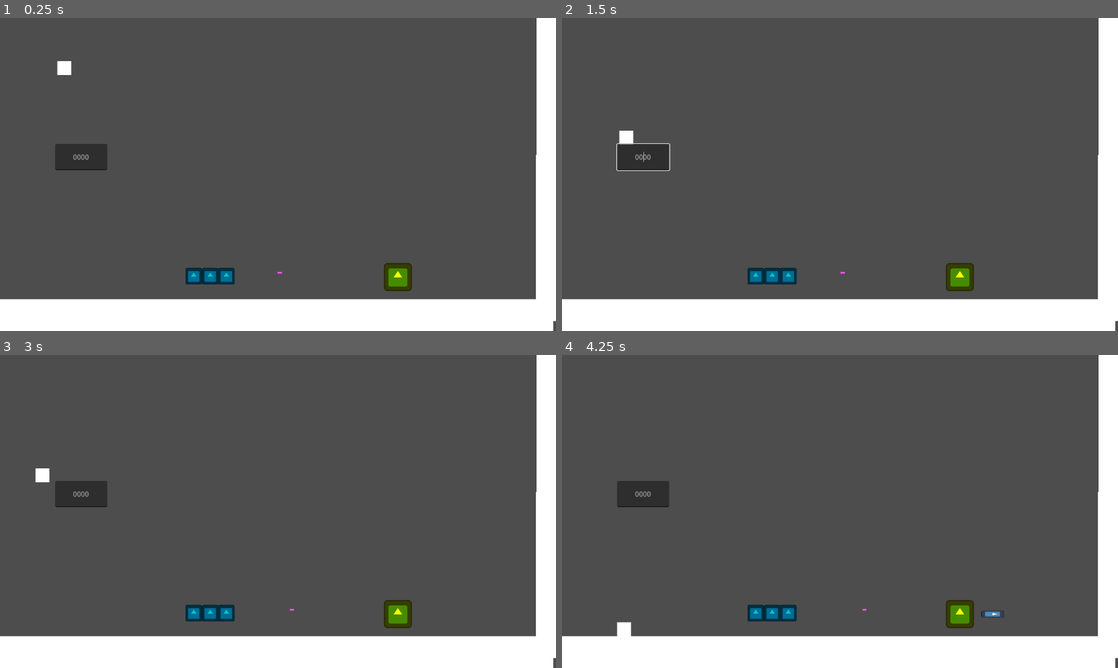
Above: before the commit, frames 1-4 (two rows, left to right).
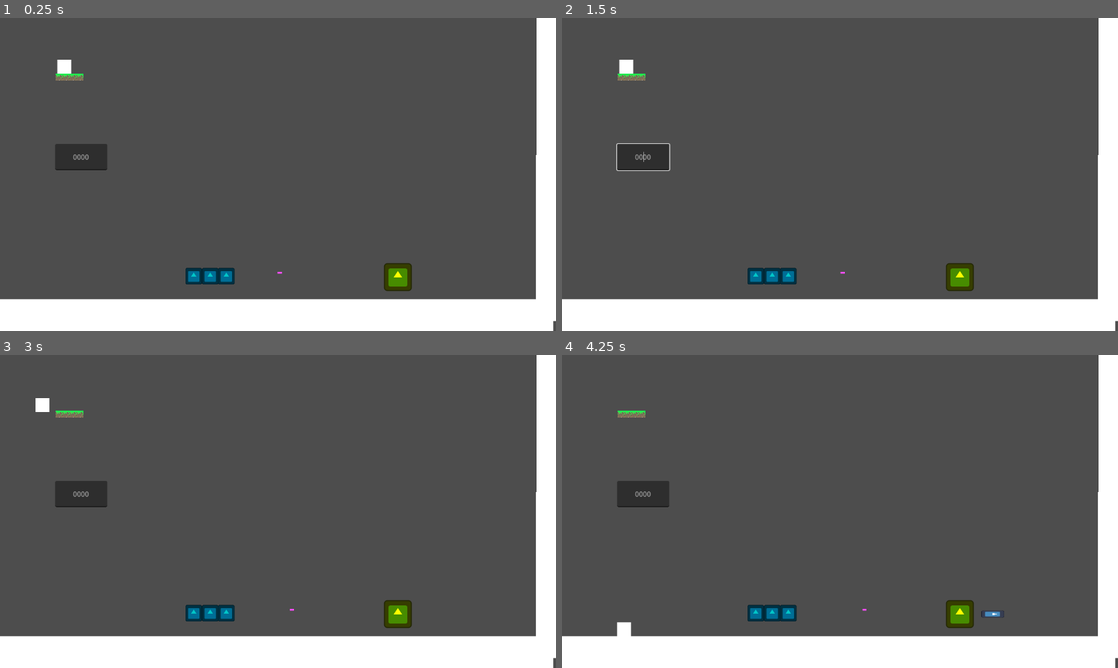
Above: after the commit, the same moments.

Repository: YhagoTomasini/LivreJam025
Game: Godot game, scene res://Scenes/main.tscn
Same seed, same stepped clock (60 frames per second), same inputs: the game is played once before the commit and once after it. The engine's default icon, where the game draws it, is replaced by a stand-in: a white triangle on a blue panel in a dark square.
Inputs (mouse positions are in pixels of both pictures, inside the frame that each line leads up to):
- Up to frame 1 (0.25 s): no input
- Up to frame 2 (1.5 s): click (645, 155) at 0.52 s; type "Alex" at 0.6 s; tap Enter at 1.25 s; move the mouse to (645, 155) at 1.27 s; press the mouse at (645, 155) at 1.28 s; hold Right (ui_right) from 1.28 s (still down)
- Up to frame 3 (3 s): tap Up (ui_up) at 1.52, 2.27 s; tap Space at 2 s; move the mouse to (166, 527) at 2.02 s; release the mouse at (166, 527) at 2.03 s; click (166, 527) at 2.1 s; tap Enter at 2.75 s; move the mouse to (333, 442) at 2.77 s; release Right (ui_right) at 2.78 s; press the mouse at (333, 442) at 2.78 s; hold Left (ui_left) from 2.78 s (still down)
- Up to frame 4 (4.25 s): move the mouse to (812, 574) at 3.52 s; release Left (ui_left) at 3.53 s; release the mouse at (812, 574) at 3.53 s; hold Right (ui_right) from 3.53 s (still down); click (812, 574) at 3.6 s; tap Up (ui_up) at 3.77 s

The runs differ from the first frame. In frame 1, 0.1% of the frame differs, in the area x 10-15%, y 13-20%; in frame 2, 0.3%, in the area x 10-15%, y 13-41%; in frame 3, 0.3%; in frame 4, 0.1%.

Commit message:
criei o tilemap.

Diff:
--- a/Scenes/main.tscn
+++ b/Scenes/main.tscn
@@ -7,6 +7,7 @@
 [ext_resource type="PackedScene" uid="uid://cgxqlq1ldgv6v" path="res://Prefabs/fall_plataform.tscn" id="5_kry3j"]
 [ext_resource type="PackedScene" uid="uid://kjmn82yeideq" path="res://Scenes/moving_plataform.tscn" id="6_21xkr"]
 [ext_resource type="PackedScene" uid="uid://csmantk15jjj0" path="res://Prefabs/totem_atirador.tscn" id="7_6bp64"]
+[ext_resource type="Texture2D" uid="uid://87uggv1tvkjd" path="res://Images/tilemap_grama.png" id="8_344ge"]
 
 [sub_resource type="CanvasTexture" id="CanvasTexture_bo1nx"]
 
@@ -18,6 +19,289 @@
 
 [sub_resource type="RectangleShape2D" id="RectangleShape2D_jjvhh"]
 size = Vector2(81.1111, 41.1111)
+
+[sub_resource type="TileSetAtlasSource" id="TileSetAtlasSource_ynf5e"]
+texture = ExtResource("8_344ge")
+0:0/0 = 0
+0:0/0/physics_layer_0/polygon_0/points = PackedVector2Array(-8, -8, 8, -8, 8, 8, -8, 8)
+1:0/0 = 0
+1:0/0/physics_layer_0/polygon_0/points = PackedVector2Array(-8, -8, 8, -8, 8, 8, -8, 8)
+2:0/0 = 0
+2:0/0/physics_layer_0/polygon_0/points = PackedVector2Array(-8, -8, 8, -8, 8, 8, -8, 8)
+3:0/0 = 0
+3:0/0/physics_layer_0/polygon_0/points = PackedVector2Array(-8, -8, 8, -8, 8, 8, -8, 8)
+4:0/0 = 0
+4:0/0/physics_layer_0/polygon_0/points = PackedVector2Array(-8, -8, 8, -8, 8, 8, -8, 8)
+5:0/0 = 0
+5:0/0/physics_layer_0/polygon_0/points = PackedVector2Array(-8, -8, 8, -8, 8, 8, -8, 8)
+6:0/0 = 0
+6:0/0/physics_layer_0/polygon_0/points = PackedVector2Array(-8, -8, 8, -8, 8, 8, -8, 8)
+14:0/0 = 0
+14:0/0/physics_layer_0/polygon_0/points = PackedVector2Array(-8, -8, 8, -8, 8, 8, -8, 8)
+15:0/0 = 0
+15:0/0/physics_layer_0/polygon_0/points = PackedVector2Array(-8, -8, 8, -8, 8, 8, -8, 8)
+0:1/0 = 0
+0:1/0/physics_layer_0/polygon_0/points = PackedVector2Array(-8, -8, 8, -8, 8, 8, -8, 8)
+1:1/0 = 0
+1:1/0/physics_layer_0/polygon_0/points = PackedVector2Array(-8, -8, 8, -8, 8, 8, -8, 8)
+2:1/0 = 0
+2:1/0/physics_layer_0/polygon_0/points = PackedVector2Array(-8, -8, 8, -8, 8, 8, -8, 8)
+3:1/0 = 0
+3:1/0/physics_layer_0/polygon_0/points = PackedVector2Array(-8, -8, 8, -8, 8, 8, -8, 8)
+4:1/0 = 0
+4:1/0/physics_layer_0/polygon_0/points = PackedVector2Array(-8, -8, 8, -8, 8, 8, -8, 8)
+5:1/0 = 0
+5:1/0/physics_layer_0/polygon_0/points = PackedVector2Array(-8, -8, 8, -8, 8, 8, -8, 8)
+6:1/0 = 0
+6:1/0/physics_layer_0/polygon_0/points = PackedVector2Array(-8, -8, 8, -8, 8, 8, -8, 8)
+14:1/0 = 0
+14:1/0/physics_layer_0/polygon_0/points = PackedVector2Array(-8, -8, 8, -8, 8, 8, -8, 8)
+15:1/0 = 0
+15:1/0/physics_layer_0/polygon_0/points = PackedVector2Array(-8, -8, 8, -8, 8, 8, -8, 8)
+0:2/0 = 0
+0:2/0/physics_layer_0/polygon_0/points = PackedVector2Array(-8, -8, 8, -8, 8, 8, -8, 8)
+1:2/0 = 0
+1:2/0/physics_layer_0/polygon_0/points = PackedVector2Array(-8, -8, 8, -8, 8, 8, -8, 8)
+2:2/0 = 0
+2:2/0/physics_layer_0/polygon_0/points = PackedVector2Array(-8, -8, 8, -8, 8, 8, -8, 8)
+3:2/0 = 0
+3:2/0/physics_layer_0/polygon_0/points = PackedVector2Array(-8, -8, 8, -8, 8, 8, -8, 8)
+4:2/0 = 0
+4:2/0/physics_layer_0/polygon_0/points = PackedVector2Array(-8, -8, 8, -8, 8, 8, -8, 8)
+5:2/0 = 0
+5:2/0/physics_layer_0/polygon_0/points = PackedVector2Array(-8, -8, 8, -8, 8, 8, -8, 8)
+6:2/0 = 0
+6:2/0/physics_layer_0/polygon_0/points = PackedVector2Array(-8, -8, 8, -8, 8, 8, -8, 8)
+14:2/0 = 0
+14:2/0/physics_layer_0/polygon_0/points = PackedVector2Array(-8, -8, 8, -8, 8, 8, -8, 8)
+15:2/0 = 0
+15:2/0/physics_layer_0/polygon_0/points = PackedVector2Array(-8, -8, 8, -8, 8, 8, -8, 8)
+0:3/0 = 0
+0:3/0/physics_layer_0/polygon_0/points = PackedVector2Array(-8, -8, 8, -8, 8, 8, -8, 8)
+1:3/0 = 0
+1:3/0/physics_layer_0/polygon_0/points = PackedVector2Array(-8, -8, 8, -8, 8, 8, -8, 8)
+2:3/0 = 0
+2:3/0/physics_layer_0/polygon_0/points = PackedVector2Array(-8, -8, 8, -8, 8, 8, -8, 8)
+3:3/0 = 0
+3:3/0/physics_layer_0/polygon_0/points = PackedVector2Array(-8, -8, 8, -8, 8, 8, -8, 8)
+4:3/0 = 0
+4:3/0/physics_layer_0/polygon_0/points = PackedVector2Array(-8, -8, 8, -8, 8, 8, -8, 8)
+5:3/0 = 0
+5:3/0/physics_layer_0/polygon_0/points = PackedVector2Array(-8, -8, 8, -8, 8, 8, -8, 8)
+6:3/0 = 0
+6:3/0/physics_layer_0/polygon_0/points = PackedVector2Array(-8, -8, 8, -8, 8, 8, -8, 8)
+14:3/0 = 0
+14:3/0/physics_layer_0/polygon_0/points = PackedVector2Array(-8, -8, 8, -8, 8, 8, -8, 8)
+15:3/0 = 0
+15:3/0/physics_layer_0/polygon_0/points = PackedVector2Array(-8, -8, 8, -8, 8, 8, -8, 8)
+0:4/0 = 0
+0:4/0/physics_layer_0/polygon_0/points = PackedVector2Array(-8, -8, 8, -8, 8, 8, -8, 8)
+1:4/0 = 0
+1:4/0/physics_layer_0/polygon_0/points = PackedVector2Array(-8, -8, 8, -8, 8, 8, -8, 8)
+2:4/0 = 0
+2:4/0/physics_layer_0/polygon_0/points = PackedVector2Array(-8, -8, 8, -8, 8, 8, -8, 8)
+3:4/0 = 0
+3:4/0/physics_layer_0/polygon_0/points = PackedVector2Array(-8, -8, 8, -8, 8, 8, -8, 8)
+4:4/0 = 0
+4:4/0/physics_layer_0/polygon_0/points = PackedVector2Array(-8, -8, 8, -8, 8, 8, -8, 8)
+5:4/0 = 0
+5:4/0/physics_layer_0/polygon_0/points = PackedVector2Array(-8, -8, 8, -8, 8, 8, -8, 8)
+6:4/0 = 0
+6:4/0/physics_layer_0/polygon_0/points = PackedVector2Array(-8, -8, 8, -8, 8, 8, -8, 8)
+9:4/0 = 0
+9:4/0/physics_layer_0/polygon_0/points = PackedVector2Array(-8, -8, 8, -8, 8, 8, -8, 8)
+10:4/0 = 0
+10:4/0/physics_layer_0/polygon_0/points = PackedVector2Array(-8, -8, 8, -8, 8, 8, -8, 8)
+11:4/0 = 0
+11:4/0/physics_layer_0/polygon_0/points = PackedVector2Array(-8, -8, 8, -8, 8, 8, -8, 8)
+12:4/0 = 0
+12:4/0/physics_layer_0/polygon_0/points = PackedVector2Array(-8, -8, 8, -8, 8, 8, -8, 8)
+13:4/0 = 0
+13:4/0/physics_layer_0/polygon_0/points = PackedVector2Array(-8, -8, 8, -8, 8, 8, -8, 8)
+14:4/0 = 0
+14:4/0/physics_layer_0/polygon_0/points = PackedVector2Array(-8, -8, 8, -8, 8, 8, -8, 8)
+15:4/0 = 0
+15:4/0/physics_layer_0/polygon_0/points = PackedVector2Array(-8, -8, 8, -8, 8, 8, -8, 8)
+16:4/0 = 0
+16:4/0/physics_layer_0/polygon_0/points = PackedVector2Array(-8, -8, 8, -8, 8, 8, -8, 8)
+17:4/0 = 0
+17:4/0/physics_layer_0/polygon_0/points = PackedVector2Array(-8, -8, 8, -8, 8, 8, -8, 8)
+18:4/0 = 0
+18:4/0/physics_layer_0/polygon_0/points = PackedVector2Array(-8, -8, 8, -8, 8, 8, -8, 8)
+19:4/0 = 0
+19:4/0/physics_layer_0/polygon_0/points = PackedVector2Array(-8, -8, 8, -8, 8, 8, -8, 8)
+0:5/0 = 0
+0:5/0/physics_layer_0/polygon_0/points = PackedVector2Array(-8, -8, 8, -8, 8, 8, -8, 8)
+1:5/0 = 0
+1:5/0/physics_layer_0/polygon_0/points = PackedVector2Array(-8, -8, 8, -8, 8, 8, -8, 8)
+2:5/0 = 0
+2:5/0/physics_layer_0/polygon_0/points = PackedVector2Array(-8, -8, 8, -8, 8, 8, -8, 8)
+3:5/0 = 0
+3:5/0/physics_layer_0/polygon_0/points = PackedVector2Array(-8, -8, 8, -8, 8, 8, -8, 8)
+4:5/0 = 0
+4:5/0/physics_layer_0/polygon_0/points = PackedVector2Array(-8, -8, 8, -8, 8, 8, -8, 8)
+5:5/0 = 0
+5:5/0/physics_layer_0/polygon_0/points = PackedVector2Array(-8, -8, 8, -8, 8, 8, -8, 8)
+6:5/0 = 0
+6:5/0/physics_layer_0/polygon_0/points = PackedVector2Array(-8, -8, 8, -8, 8, 8, -8, 8)
+9:5/0 = 0
+9:5/0/physics_layer_0/polygon_0/points = PackedVector2Array(-8, -8, 8, -8, 8, 8, -8, 8)
+10:5/0 = 0
+10:5/0/physics_layer_0/polygon_0/points = PackedVector2Array(-8, -8, 8, -8, 8, 8, -8, 8)
+11:5/0 = 0
+11:5/0/physics_layer_0/polygon_0/points = PackedVector2Array(-8, -8, 8, -8, 8, 8, -8, 8)
+12:5/0 = 0
+12:5/0/physics_layer_0/polygon_0/points = PackedVector2Array(-8, -8, 8, -8, 8, 8, -8, 8)
+13:5/0 = 0
+13:5/0/physics_layer_0/polygon_0/points = PackedVector2Array(-8, -8, 8, -8, 8, 8, -8, 8)
+14:5/0 = 0
+14:5/0/physics_layer_0/polygon_0/points = PackedVector2Array(-8, -8, 8, -8, 8, 8, -8, 8)
+15:5/0 = 0
+15:5/0/physics_layer_0/polygon_0/points = PackedVector2Array(-8, -8, 8, -8, 8, 8, -8, 8)
+16:5/0 = 0
+16:5/0/physics_layer_0/polygon_0/points = PackedVector2Array(-8, -8, 8, -8, 8, 8, -8, 8)
+17:5/0 = 0
+17:5/0/physics_layer_0/polygon_0/points = PackedVector2Array(-8, -8, 8, -8, 8, 8, -8, 8)
+18:5/0 = 0
+18:5/0/physics_layer_0/polygon_0/points = PackedVector2Array(-8, -8, 8, -8, 8, 8, -8, 8)
+19:5/0 = 0
+19:5/0/physics_layer_0/polygon_0/points = PackedVector2Array(-8, -8, 8, -8, 8, 8, -8, 8)
+14:6/0 = 0
+14:6/0/physics_layer_0/polygon_0/points = PackedVector2Array(-8, -8, 8, -8, 8, 8, -8, 8)
+15:6/0 = 0
+15:6/0/physics_layer_0/polygon_0/points = PackedVector2Array(-8, -8, 8, -8, 8, 8, -8, 8)
+14:7/0 = 0
+14:7/0/physics_layer_0/polygon_0/points = PackedVector2Array(-8, -8, 8, -8, 8, 8, -8, 8)
+15:7/0 = 0
+15:7/0/physics_layer_0/polygon_0/points = PackedVector2Array(-8, -8, 8, -8, 8, 8, -8, 8)
+0:8/0 = 0
+0:8/0/physics_layer_0/polygon_0/points = PackedVector2Array(-8, -8, 8, -8, 8, 8, -8, 8)
+1:8/0 = 0
+1:8/0/physics_layer_0/polygon_0/points = PackedVector2Array(-8, -8, 8, -8, 8, 8, -8, 8)
+4:8/0 = 0
+4:8/0/physics_layer_0/polygon_0/points = PackedVector2Array(-8, -8, 8, -8, 8, 8, -8, 8)
+5:8/0 = 0
+5:8/0/physics_layer_0/polygon_0/points = PackedVector2Array(-8, -8, 8, -8, 8, 8, -8, 8)
+8:8/0 = 0
+8:8/0/physics_layer_0/polygon_0/points = PackedVector2Array(-8, -8, 8, -8, 8, 8, -8, 8)
+9:8/0 = 0
+9:8/0/physics_layer_0/polygon_0/points = PackedVector2Array(-8, -8, 8, -8, 8, 8, -8, 8)
+14:8/0 = 0
+14:8/0/physics_layer_0/polygon_0/points = PackedVector2Array(-8, -8, 8, -8, 8, 8, -8, 8)
+15:8/0 = 0
+15:8/0/physics_layer_0/polygon_0/points = PackedVector2Array(-8, -8, 8, -8, 8, 8, -8, 8)
+0:9/0 = 0
+0:9/0/physics_layer_0/polygon_0/points = PackedVector2Array(-8, -8, 8, -8, 8, 8, -8, 8)
+1:9/0 = 0
+1:9/0/physics_layer_0/polygon_0/points = PackedVector2Array(-8, -8, 8, -8, 8, 8, -8, 8)
+4:9/0 = 0
+4:9/0/physics_layer_0/polygon_0/points = PackedVector2Array(-8, -8, 8, -8, 8, 8, -8, 8)
+5:9/0 = 0
+5:9/0/physics_layer_0/polygon_0/points = PackedVector2Array(-8, -8, 8, -8, 8, 8, -8, 8)
+8:9/0 = 0
+8:9/0/physics_layer_0/polygon_0/points = PackedVector2Array(-8, -8, 8, -8, 8, 8, -8, 8)
+9:9/0 = 0
+9:9/0/physics_layer_0/polygon_0/points = PackedVector2Array(-8, -8, 8, -8, 8, 8, -8, 8)
+14:9/0 = 0
+14:9/0/physics_layer_0/polygon_0/points = PackedVector2Array(-8, -8, 8, -8, 8, 8, -8, 8)
+15:9/0 = 0
+15:9/0/physics_layer_0/polygon_0/points = PackedVector2Array(-8, -8, 8, -8, 8, 8, -8, 8)
+0:10/0 = 0
+0:10/0/physics_layer_0/polygon_0/points = PackedVector2Array(-8, -8, 8, -8, 8, 8, -8, 8)
+1:10/0 = 0
+1:10/0/physics_layer_0/polygon_0/points = PackedVector2Array(-8, -8, 8, -8, 8, 8, -8, 8)
+3:10/0 = 0
+3:10/0/physics_layer_0/polygon_0/points = PackedVector2Array(-8, -8, 8, -8, 8, 8, -8, 8)
+4:10/0 = 0
+4:10/0/physics_layer_0/polygon_0/points = PackedVector2Array(-8, -8, 8, -8, 8, 8, -8, 8)
+5:10/0 = 0
+5:10/0/physics_layer_0/polygon_0/points = PackedVector2Array(-8, -8, 8, -8, 8, 8, -8, 8)
+8:10/0 = 0
+8:10/0/physics_layer_0/polygon_0/points = PackedVector2Array(-8, -8, 8, -8, 8, 8, -8, 8)
+9:10/0 = 0
+9:10/0/physics_layer_0/polygon_0/points = PackedVector2Array(-8, -8, 8, -8, 8, 8, -8, 8)
+0:11/0 = 0
+0:11/0/physics_layer_0/polygon_0/points = PackedVector2Array(-8, -8, 8, -8, 8, 8, -8, 8)
+1:11/0 = 0
+1:11/0/physics_layer_0/polygon_0/points = PackedVector2Array(-8, -8, 8, -8, 8, 8, -8, 8)
+4:11/0 = 0
+4:11/0/physics_layer_0/polygon_0/points = PackedVector2Array(-8, -8, 8, -8, 8, 8, -8, 8)
+5:11/0 = 0
+5:11/0/physics_layer_0/polygon_0/points = PackedVector2Array(-8, -8, 8, -8, 8, 8, -8, 8)
+8:11/0 = 0
+8:11/0/physics_layer_0/polygon_0/points = PackedVector2Array(-8, -8, 8, -8, 8, 8, -8, 8)
+9:11/0 = 0
+9:11/0/physics_layer_0/polygon_0/points = PackedVector2Array(-8, -8, 8, -8, 8, 8, -8, 8)
+16:11/0 = 0
+16:11/0/physics_layer_0/polygon_0/points = PackedVector2Array(-8, -8, 8, -8, 8, 8, -8, 8)
+17:11/0 = 0
+17:11/0/physics_layer_0/polygon_0/points = PackedVector2Array(-8, -8, 8, -8, 8, 8, -8, 8)
+18:11/0 = 0
+18:11/0/physics_layer_0/polygon_0/points = PackedVector2Array(-8, -8, 8, -8, 8, 8, -8, 8)
+19:11/0 = 0
+19:11/0/physics_layer_0/polygon_0/points = PackedVector2Array(-8, -8, 8, -8, 8, 8, -8, 8)
+0:12/0 = 0
+0:12/0/physics_layer_0/polygon_0/points = PackedVector2Array(-8, -8, 8, -8, 8, 8, -8, 8)
+1:12/0 = 0
+1:12/0/physics_layer_0/polygon_0/points = PackedVector2Array(-8, -8, 8, -8, 8, 8, -8, 8)
+4:12/0 = 0
+4:12/0/physics_layer_0/polygon_0/points = PackedVector2Array(-8, -8, 8, -8, 8, 8, -8, 8)
+5:12/0 = 0
+5:12/0/physics_layer_0/polygon_0/points = PackedVector2Array(-8, -8, 8, -8, 8, 8, -8, 8)
+16:12/0 = 0
+16:12/0/physics_layer_0/polygon_0/points = PackedVector2Array(-8, -8, 8, -8, 8, 8, -8, 8)
+17:12/0 = 0
+17:12/0/physics_layer_0/polygon_0/points = PackedVector2Array(-8, -8, 8, -8, 8, 8, -8, 8)
+18:12/0 = 0
+18:12/0/physics_layer_0/polygon_0/points = PackedVector2Array(-8, -8, 8, -8, 8, 8, -8, 8)
+19:12/0 = 0
+19:12/0/physics_layer_0/polygon_0/points = PackedVector2Array(-8, -8, 8, -8, 8, 8, -8, 8)
+0:13/0 = 0
+0:13/0/physics_layer_0/polygon_0/points = PackedVector2Array(-8, -8, 8, -8, 8, 8, -8, 8)
+1:13/0 = 0
+1:13/0/physics_layer_0/polygon_0/points = PackedVector2Array(-8, -8, 8, -8, 8, 8, -8, 8)
+4:13/0 = 0
+4:13/0/physics_layer_0/polygon_0/points = PackedVector2Array(-8, -8, 8, -8, 8, 8, -8, 8)
+5:13/0 = 0
+5:13/0/physics_layer_0/polygon_0/points = PackedVector2Array(-8, -8, 8, -8, 8, 8, -8, 8)
+16:13/0 = 0
+16:13/0/physics_layer_0/polygon_0/points = PackedVector2Array(-8, -8, 8, -8, 8, 8, -8, 8)
+17:13/0 = 0
+17:13/0/physics_layer_0/polygon_0/points = PackedVector2Array(-8, -8, 8, -8, 8, 8, -8, 8)
+18:13/0 = 0
+18:13/0/physics_layer_0/polygon_0/points = PackedVector2Array(-8, -8, 8, -8, 8, 8, -8, 8)
+19:13/0 = 0
+19:13/0/physics_layer_0/polygon_0/points = PackedVector2Array(-8, -8, 8, -8, 8, 8, -8, 8)
+0:14/0 = 0
+0:14/0/physics_layer_0/polygon_0/points = PackedVector2Array(-8, -8, 8, -8, 8, 8, -8, 8)
+1:14/0 = 0
+1:14/0/physics_layer_0/polygon_0/points = PackedVector2Array(-8, -8, 8, -8, 8, 8, -8, 8)
+4:14/0 = 0
+4:14/0/physics_layer_0/polygon_0/points = PackedVector2Array(-8, -8, 8, -8, 8, 8, -8, 8)
+5:14/0 = 0
+5:14/0/physics_layer_0/polygon_0/points = PackedVector2Array(-8, -8, 8, -8, 8, 8, -8, 8)
+16:14/0 = 0
+16:14/0/physics_layer_0/polygon_0/points = PackedVector2Array(-8, -8, 8, -8, 8, 8, -8, 8)
+17:14/0 = 0
+17:14/0/physics_layer_0/polygon_0/points = PackedVector2Array(-8, -8, 8, -8, 8, 8, -8, 8)
+18:14/0 = 0
+18:14/0/physics_layer_0/polygon_0/points = PackedVector2Array(-8, -8, 8, -8, 8, 8, -8, 8)
+19:14/0 = 0
+19:14/0/physics_layer_0/polygon_0/points = PackedVector2Array(-8, -8, 8, -8, 8, 8, -8, 8)
+0:15/0 = 0
+0:15/0/physics_layer_0/polygon_0/points = PackedVector2Array(-8, -8, 8, -8, 8, 8, -8, 8)
+1:15/0 = 0
+1:15/0/physics_layer_0/polygon_0/points = PackedVector2Array(-8, -8, 8, -8, 8, 8, -8, 8)
+4:15/0 = 0
+4:15/0/physics_layer_0/polygon_0/points = PackedVector2Array(-8, -8, 8, -8, 8, 8, -8, 8)
+5:15/0 = 0
+5:15/0/physics_layer_0/polygon_0/points = PackedVector2Array(-8, -8, 8, -8, 8, 8, -8, 8)
+18:15/0 = 0
+18:15/0/physics_layer_0/polygon_0/points = PackedVector2Array(-8, -8, 8, -8, 8, 8, -8, 8)
+
+[sub_resource type="TileSet" id="TileSet_hptm8"]
+physics_layer_0/collision_layer = 1
+sources/0 = SubResource("TileSetAtlasSource_ynf5e")
 
 [node name="Main" type="Node2D"]
 script = ExtResource("1_bo1nx")
@@ -108,6 +392,11 @@
 [node name="totem_atirador" parent="." instance=ExtResource("7_6bp64")]
 position = Vector2(916, 596)
 
+[node name="TileMap" type="TileMap" parent="."]
+tile_set = SubResource("TileSet_hptm8")
+format = 2
+layer_0/tile_data = PackedInt32Array(524296, 131072, 0, 524297, 131072, 0, 524298, 131072, 0, 524299, 131072, 0)
+
 [connection signal="mouse_entered" from="ColisorTextBox" to="ColisorTextBox" method="_on_mouse_entered"]
 [connection signal="mouse_exited" from="ColisorTextBox" to="ColisorTextBox" method="_on_mouse_exited"]
 [connection signal="editing_toggled" from="CanvasLayer/Control/TextBox" to="." method="_on_text_box_editing_toggled"]
Not shown: 1 places in Scenes/main.tscn that only renumber resources
